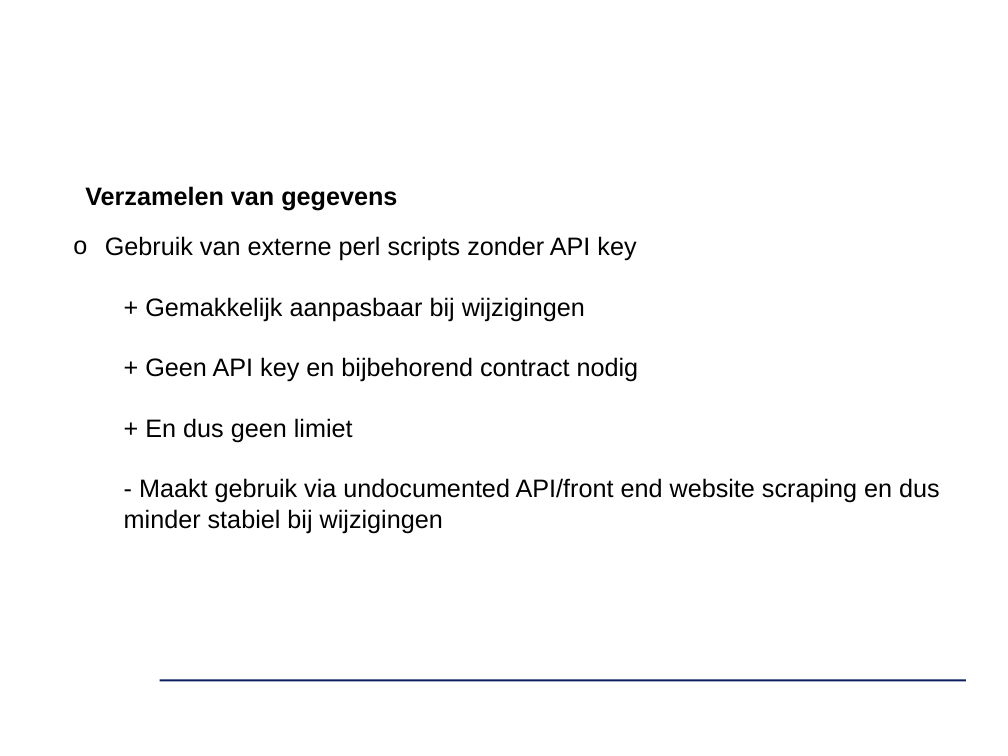
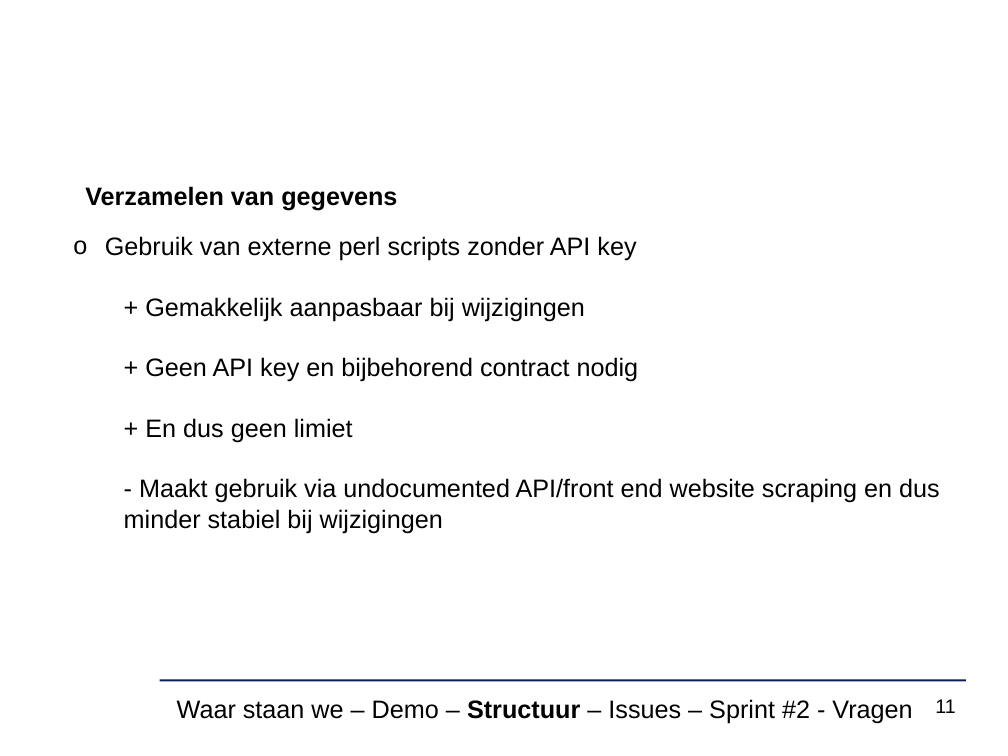
Before and after one commit to verkeergent/Traffic-Travel-Time-Analyzer-4, a slide deck: slide 11 of Analyse/sprint1presentatie.pptx (slide 8 before the commit). Drawn at 1008x756 pixels with LibreOffice and Linux fonts; fonts in the diff are those of the drawing; background and template pictures are left out. Boxes give left, top, right and bottom in pixels: in the first picture for what was removed or moved away, otherwise in the second. Text is boxed around its words. In the diff, an @@ line names an element or a change of style, - is before the commit and + after.

Commit message:
update presentatie sprint 1

```diff
--- a/Analyse/sprint1presentatie.pptx
+++ b/Analyse/sprint1presentatie.pptx
@@ text added at (x1=177, y1=699, x2=912, y2=724), 18 pt, text #000000 @@
+Waar staan we – Demo – Structuur – Issues – Sprint #2 - Vragen
@@ page number added at (x1=935, y1=699, x2=955, y2=713), 14 pt, text #000000 @@
+11
```
Also in this commit, not shown: 11 other slides changed, 7 slides added, 3 slides removed.
